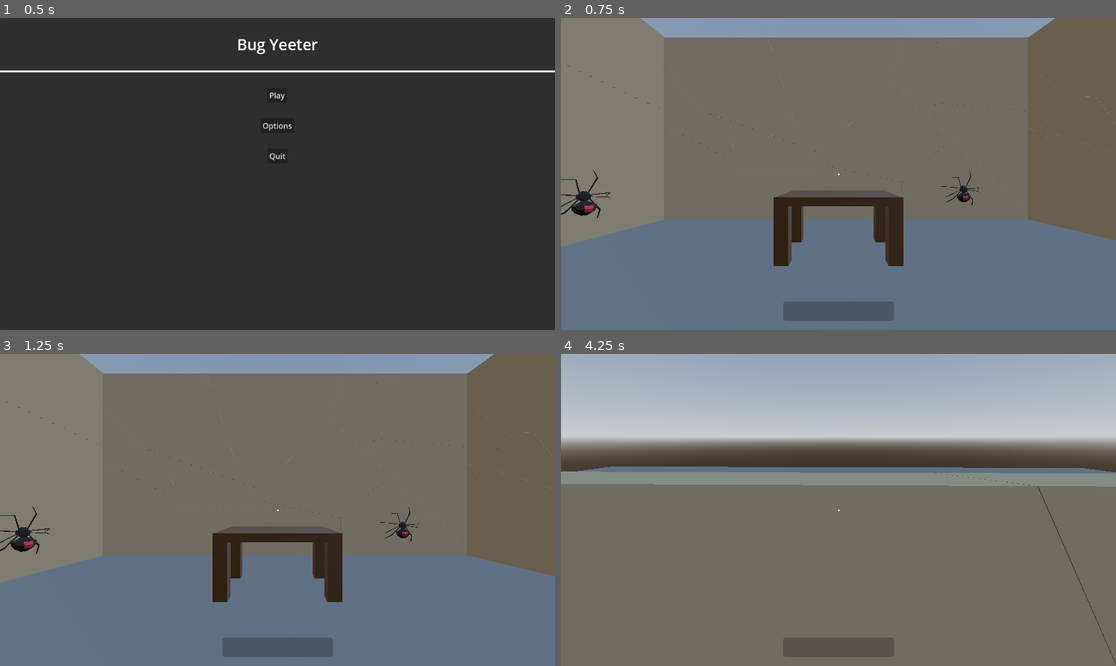
Above: before the commit, frames 1-4 (two rows, left to right).
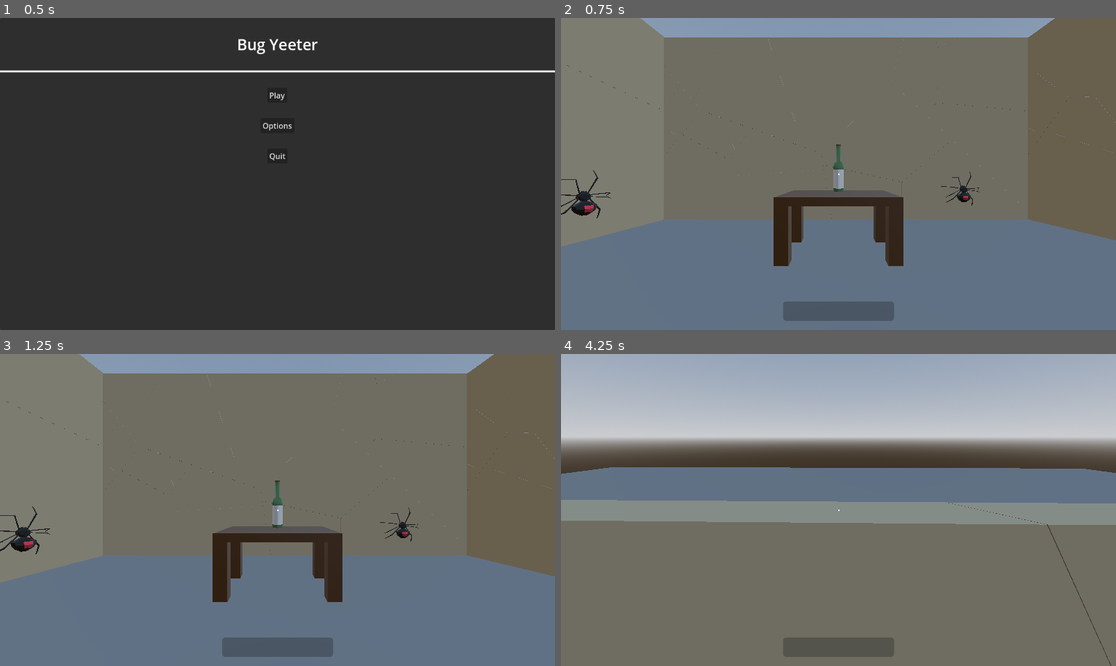
Above: after the commit, the same moments.

Repository: rcorre/wildjam84
Game: Godot game, scene res://menus/title/Title.tscn
The game is run twice, just before and just after one commit, with the same random seed, the same clock (stepped at 60 frames per second) and the same inputs.
Inputs (mouse positions are in pixels of both pictures, inside the frame that each line leads up to):
- Up to frame 1 (0.5 s): no input
- Up to frame 2 (0.75 s): click "Play" at 0.5 s
- Up to frame 3 (1.25 s): no input
- Up to frame 4 (4.25 s): tap Enter at 1.25 s; move the mouse to (866, 510) at 1.27 s; press the mouse at (866, 510) at 1.28 s; hold W (forward) from 1.28 s (still down); tap Space (jump) at 1.52, 2.27, 3.5, 3.77 s; move the mouse to (810, 510) at 2.02 s; release the mouse at (810, 510) at 2.03 s; click (810, 510) at 2.1 s; move the mouse to (849, 503) at 2.77 s; press the mouse at (849, 503) at 2.78 s; move the mouse to (832, 516) at 3.52 s; release the mouse at (832, 516) at 3.53 s; click (832, 516) at 3.6 s

Frame 1 is identical in both runs. In frame 2, 0.2% of the frame differs, in the area x 49-51%, y 40-56%; in frame 3, 0.2%; in frame 4, 16%, in the area x 0-100%, y 36-100%.

Commit message:
Add bottle.

Diff:
--- a/scenes/Main.tscn
+++ b/scenes/Main.tscn
@@ -1,9 +1,10 @@
-[gd_scene load_steps=10 format=3 uid="uid://ksrgiopp2i6f"]
+[gd_scene load_steps=11 format=3 uid="uid://ksrgiopp2i6f"]
 
 [ext_resource type="PackedScene" uid="uid://dt8d8bapujifn" path="res://scenes/Player.tscn" id="1_elqb8"]
 [ext_resource type="PackedScene" uid="uid://ccpx4vbvil350" path="res://scenes/BreakableWall1.tscn" id="3_0bbpv"]
 [ext_resource type="PackedScene" uid="uid://dmv485f177oai" path="res://scenes/Bugs/Spider.tscn" id="4_rarhs"]
 [ext_resource type="PackedScene" uid="uid://kb0bb5wcxb0c" path="res://scenes/Props/Table.tscn" id="4_vcsgt"]
+[ext_resource type="PackedScene" uid="uid://ddjk6kcab4ces" path="res://scenes/Props/Bottle.tscn" id="5_vcsgt"]
 
 [sub_resource type="ProceduralSkyMaterial" id="ProceduralSkyMaterial_elqb8"]
 sky_horizon_color = Color(0.662243, 0.671743, 0.686743, 1)
@@ -50,9 +51,6 @@
 [node name="BreakableWall4" parent="." instance=ExtResource("3_0bbpv")]
 transform = Transform3D(-4.37114e-08, 0, 1, 0, 1, 0, -1, 0, -4.37114e-08, 9, -6.62549, 0.43)
 
-[node name="Table" parent="." instance=ExtResource("4_vcsgt")]
-transform = Transform3D(1, 0, 0, 0, 1, 0, 0, 0, 1, 0, 0, 4)
-
 [node name="Bugs" type="Node3D" parent="."]
 
 [node name="Spider" parent="Bugs" instance=ExtResource("4_rarhs")]
@@ -63,3 +61,11 @@
 
 [node name="Spider3" parent="Bugs" instance=ExtResource("4_rarhs")]
 transform = Transform3D(-4.37114e-08, -1, 0, -4.37114e-08, 0, 1, -1, 4.37114e-08, -4.37114e-08, 5.69049, 1, 4.4359)
+
+[node name="Props" type="Node3D" parent="."]
+
+[node name="Table" parent="Props" instance=ExtResource("4_vcsgt")]
+transform = Transform3D(1, 0, 0, 0, 1, 0, 0, 0, 1, 0, 0, 4)
+
+[node name="Bottle" parent="Props" instance=ExtResource("5_vcsgt")]
+transform = Transform3D(1, 0, 0, 0, 1, 0, 0, 0, 1, 0, 1.16256, 4)
--- /dev/null
+++ b/scenes/Props/Bottle.tscn
@@ -0,0 +1,21 @@
+[gd_scene load_steps=4 format=3 uid="uid://ddjk6kcab4ces"]
+
+[ext_resource type="PackedScene" uid="uid://cdny31elv6r4n" path="res://assets/models/props/Bottle.glb" id="1_hj5ls"]
+
+[sub_resource type="StandardMaterial3D" id="StandardMaterial3D_crpbf"]
+albedo_color = Color(0.270897, 0.448481, 0.229451, 1)
+metallic_specular = 0.68
+roughness = 0.35
+
+[sub_resource type="CylinderShape3D" id="CylinderShape3D_ijuy7"]
+height = 0.951904
+radius = 0.0991211
+
+[node name="Bottle" instance=ExtResource("1_hj5ls")]
+
+[node name="Cylinder" parent="." index="0"]
+surface_material_override/0 = SubResource("StandardMaterial3D_crpbf")
+
+[node name="CollisionShape3D" type="CollisionShape3D" parent="." index="1"]
+transform = Transform3D(1, 0, 0, 0, 1, 0, 0, 0, 1, 0, 0.47644, 0)
+shape = SubResource("CylinderShape3D_ijuy7")
--- a/scenes/Throwable.gd
+++ b/scenes/Throwable.gd
@@ -7,8 +7,14 @@
 
 func _ready() -> void:
 	body_entered.connect(self._on_body_entered)
-	contact_monitor = true
-	max_contacts_reported = 1
+	sleeping_state_changed.connect(_on_sleep)
+	max_contacts_reported = 4
+
+func _on_sleep():
+	if sleeping:
+		# Object has come to rest, no longer need accurate collisions
+		continuous_cd = false
+		contact_monitor = false
 
 func _override_material(mat: StandardMaterial3D):
 	# give it a partially transparent material so we can see through it while holding
@@ -29,6 +35,10 @@
 	self.apply_central_impulse(force)
 	_override_material(null)
 
+	# Detect collisions more accurately when thrown
+	continuous_cd = true
+	contact_monitor = true
+
 func _on_body_entered(body: Node) -> void:
 	# don't break stuff on bounces
 	if not is_throwing:
Binary file added: assets/models/props/Bottle.glb
Not shown, added: assets/models/props/Bottle.glb.import
Not shown, added: assets/models/props/Bottle.blend
